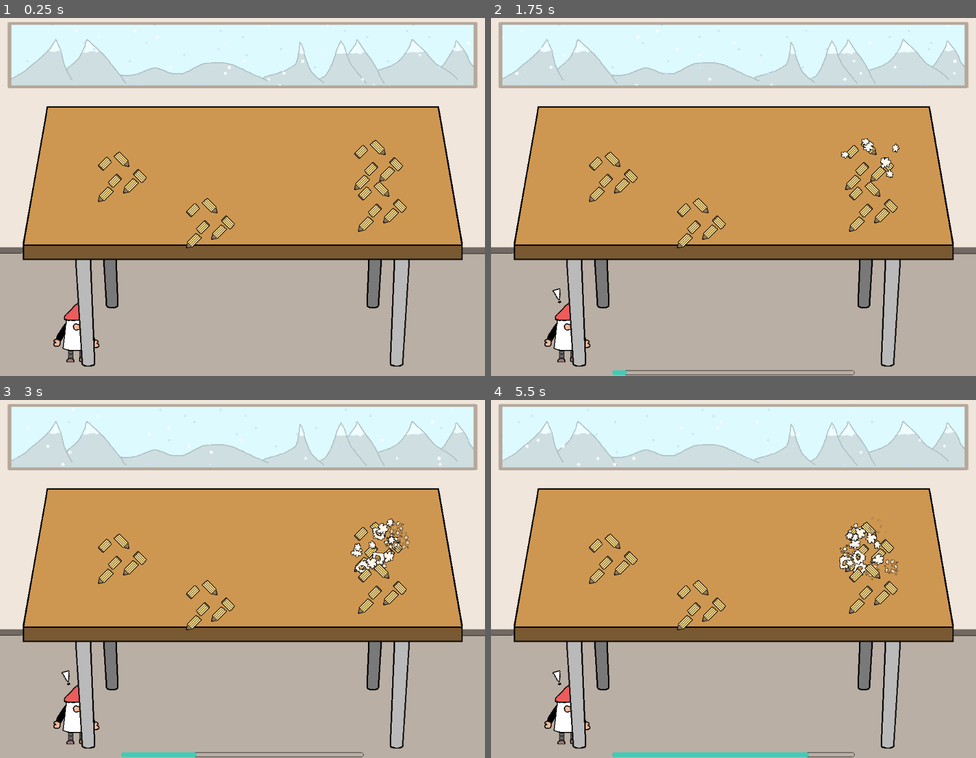
Above: before the commit, frames 1-4 (two rows, left to right).
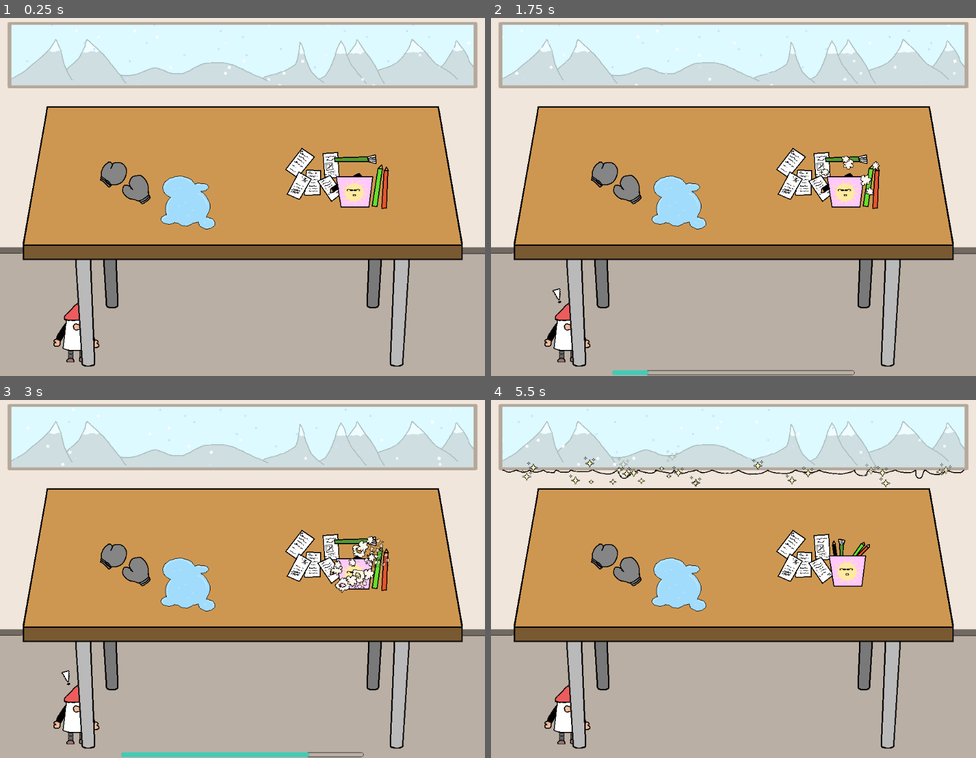
Above: after the commit, the same moments.

Repository: sterco-raro/cozy-winter-jam-2025
Game: Godot game, scene res://Scenes/main.tscn
Same seed, same stepped clock (60 frames per second), same inputs: the game is played once before the commit and once after it.
Inputs (mouse positions are in pixels of both pictures, inside the frame that each line leads up to):
- Up to frame 1 (0.25 s): no input
- Up to frame 2 (1.75 s): tap Enter at 0.5 s; move the mouse to (568, 333) at 0.52 s; click (568, 333) at 0.67 s; move the mouse to (869, 164) at 1.27 s; click (869, 164) at 1.42 s
- Up to frame 3 (3 s): move the mouse to (121, 557) at 2.02 s; click (121, 557) at 2.17 s; move the mouse to (213, 604) at 2.77 s; click (213, 604) at 2.92 s
- Up to frame 4 (5.5 s): move the mouse to (874, 589) at 3.52 s; click (874, 589) at 3.67 s; move the mouse to (588, 521) at 4.27 s; click (588, 521) at 4.42 s; move the mouse to (757, 575) at 5.02 s; click (757, 575) at 5.17 s

The runs differ from the first frame. In frame 1, 5.0% of the frame differs, in the area x 20-84%, y 34-65%; in frame 2, 5.2%; in frame 3, 5.7%; in frame 4, 6.7%, in the area x 2-98%, y 14-100%.

Commit message:
End of day 3: add interactables sprites

Diff:
--- a/Scenes/interactable.tscn
+++ b/Scenes/interactable.tscn
@@ -79,7 +79,7 @@
 texture = ExtResource("4_eyybv")
 
 [node name="Timer" type="Timer" parent="."]
-wait_time = 5.0
+wait_time = 2.0
 one_shot = true
 
 [node name="TidyUpSFX" type="AudioStreamPlayer" parent="."]
--- a/Scenes/main.gd
+++ b/Scenes/main.gd
@@ -67,6 +67,7 @@
 	var x: int
 	var y: int
 	var obj: Interactable
+	textures.shuffle()
 	# One object for each available reward
 	for i in range(decorations.size()):
 		# Choose random object position
@@ -80,7 +81,7 @@
 		obj.id = i
 		obj.position = Vector2(x, y)
 
-		var data = textures.pick_random()
+		var data = textures.pop_back()
 		obj.texture_broken = data[0]
 		obj.texture_fixed = data[1]
 
--- a/Scenes/main.tscn
+++ b/Scenes/main.tscn
@@ -1,20 +1,26 @@
-[gd_scene load_steps=26 format=3 uid="uid://ihvo68ayk1vv"]
+[gd_scene load_steps=32 format=3 uid="uid://ihvo68ayk1vv"]
 
 [ext_resource type="Script" path="res://Scenes/main.gd" id="1_gppg3"]
+[ext_resource type="Texture2D" uid="uid://cvh3ha72mca3p" path="res://Assets/Graphics/files-spread.png" id="2_2eyc0"]
 [ext_resource type="Texture2D" uid="uid://cen1fed6pvnkh" path="res://Assets/Graphics/background.png" id="2_hv02j"]
-[ext_resource type="Texture2D" uid="uid://c70qbvebew7xy" path="res://Assets/Graphics/pencils-broken.png" id="2_unvoj"]
-[ext_resource type="Texture2D" uid="uid://fhft4ha3ane7" path="res://Assets/Graphics/pencils-fixed.png" id="3_1f3g2"]
 [ext_resource type="Shader" path="res://Assets/Shaders/waving_particles.gdshader" id="3_lx0so"]
+[ext_resource type="Texture2D" uid="uid://cvrx1id6pxbox" path="res://Assets/Graphics/files-organized.png" id="3_mxfj0"]
 [ext_resource type="Texture2D" uid="uid://0pnl5ch08k8r" path="res://Assets/Graphics/desk.png" id="3_pffxn"]
+[ext_resource type="Texture2D" uid="uid://cvex4j44d32v3" path="res://Assets/Graphics/water-spilled.png" id="4_ernyc"]
 [ext_resource type="Texture2D" uid="uid://mr870308wmop" path="res://Assets/Graphics/window.png" id="4_lx7sw"]
 [ext_resource type="Texture2D" uid="uid://74broqd2mgrp" path="res://Assets/Graphics/gnome-idle.png" id="5_8xajt"]
+[ext_resource type="Texture2D" uid="uid://dtqkl3flnjrek" path="res://Assets/Graphics/water-cleaned.png" id="5_e6cdn"]
 [ext_resource type="Script" path="res://Scenes/gnome.gd" id="5_sdo1f"]
+[ext_resource type="Texture2D" uid="uid://c2asnc3x5p0dd" path="res://Assets/Graphics/pen-holder-empty.png" id="6_ouaay"]
 [ext_resource type="Texture2D" uid="uid://rd5usoaww6po" path="res://Assets/Graphics/gnome-magic.png" id="6_puo3o"]
 [ext_resource type="AudioStream" uid="uid://dup6l4pcclh4l" path="res://Assets/Audio/wind-during-snow-storm-2-17562.mp3" id="6_ufcmc"]
 [ext_resource type="Texture2D" uid="uid://co0sm7xaio6sf" path="res://Assets/Graphics/floor.png" id="7_deh6j"]
+[ext_resource type="Texture2D" uid="uid://sbf5xebbr38b" path="res://Assets/Graphics/pen-holder.png" id="7_hprhk"]
 [ext_resource type="Texture2D" uid="uid://xderqa2f6i7o" path="res://Assets/Graphics/exclamation-mark.png" id="8_4oyq0"]
 [ext_resource type="AudioStream" uid="uid://dcwkxtketskvh" path="res://Assets/Audio/christmas-bells-04-279696.mp3" id="8_grmal"]
+[ext_resource type="Texture2D" uid="uid://bubs2c0fko33d" path="res://Assets/Graphics/gloves-spread.png" id="8_x4b86"]
 [ext_resource type="PackedScene" uid="uid://c11moj128sim1" path="res://Scenes/decoration.tscn" id="9_3ub6o"]
+[ext_resource type="Texture2D" uid="uid://cmvg44eim7err" path="res://Assets/Graphics/gloves-organized.png" id="9_21wrt"]
 [ext_resource type="AudioStream" uid="uid://rmccstn0yha1" path="res://Assets/Audio/peluquero-1-100241.mp3" id="10_uxqms"]
 [ext_resource type="Texture2D" uid="uid://7fl4v5kfifdj" path="res://Assets/Graphics/present-red.png" id="12_fpbki"]
 [ext_resource type="Texture2D" uid="uid://3jk4w2lsyxyp" path="res://Assets/Graphics/present-green.png" id="13_gi53u"]
@@ -46,7 +52,7 @@
 
 [node name="Main" type="Node2D"]
 script = ExtResource("1_gppg3")
-textures = Array[Array]([[ExtResource("2_unvoj"), ExtResource("3_1f3g2")]])
+textures = Array[Array]([[ExtResource("2_2eyc0"), ExtResource("3_mxfj0")], [ExtResource("4_ernyc"), ExtResource("5_e6cdn")], [ExtResource("6_ouaay"), ExtResource("7_hprhk")], [ExtResource("8_x4b86"), ExtResource("9_21wrt")]])
 
 [node name="Background" type="Node2D" parent="."]
 metadata/_edit_lock_ = true
@@ -88,7 +94,7 @@
 texture = ExtResource("8_4oyq0")
 
 [node name="MagicTimer" type="Timer" parent="Gnome"]
-wait_time = 4.0
+wait_time = 2.0
 one_shot = true
 
 [node name="MagicSFX" type="AudioStreamPlayer" parent="Gnome"]
Binary file added: Assets/Graphics/files-organized.png
Not shown, added: Assets/Graphics/files-organized.png.import
Binary file added: Assets/Graphics/files-spread.png
Not shown, added: Assets/Graphics/files-spread.png.import
Binary file added: Assets/Graphics/gloves-organized.png
Not shown, added: Assets/Graphics/gloves-organized.png.import
Binary file added: Assets/Graphics/gloves-spread.png
Not shown, added: Assets/Graphics/gloves-spread.png.import
Binary file added: Assets/Graphics/pen-holder-empty.png
Not shown, added: Assets/Graphics/pen-holder-empty.png.import
Binary file added: Assets/Graphics/pen-holder.png
Not shown, added: Assets/Graphics/pen-holder.png.import
(and 5 more such lines)
